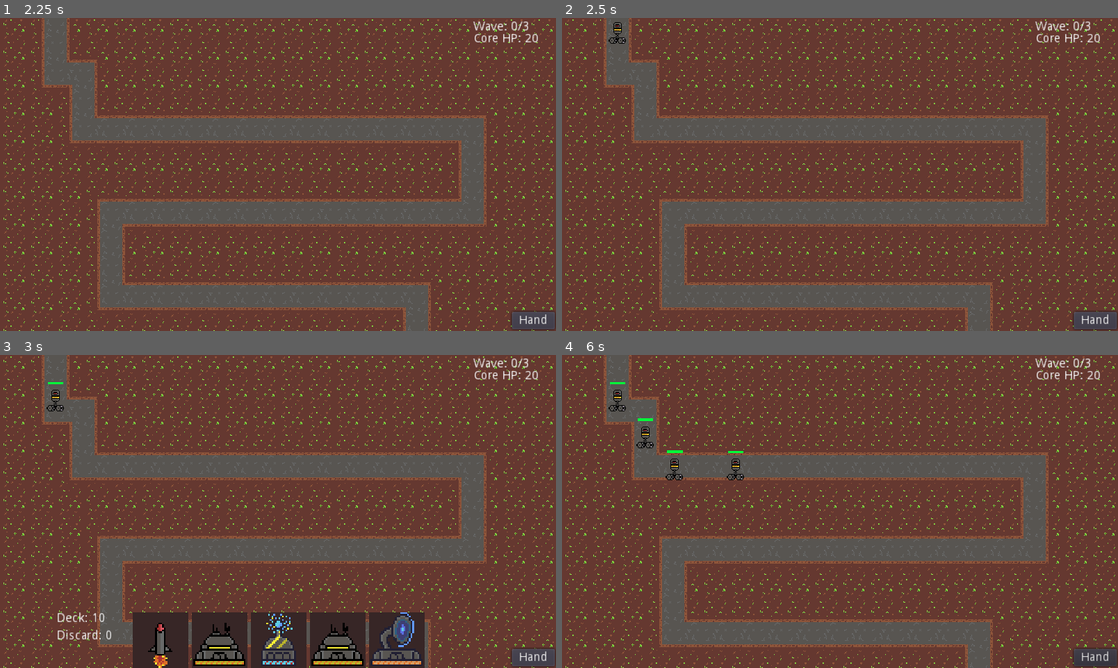
Above: before the commit, frames 1-4 (two rows, left to right).
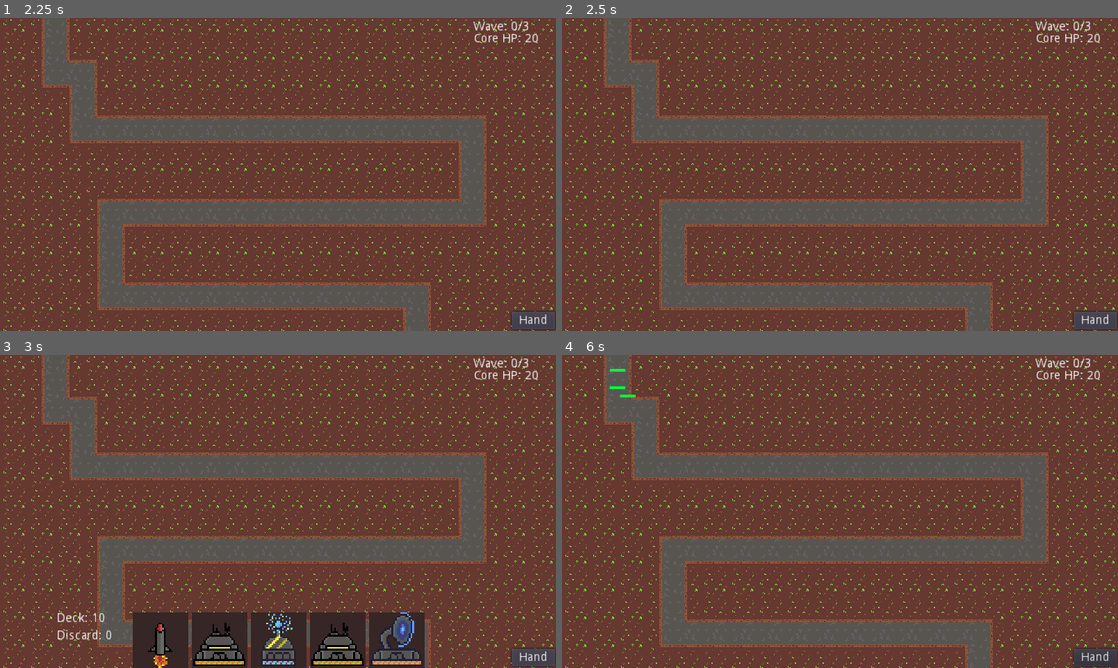
Above: after the commit, the same moments.

Repository: TylerPelaez/TowerCard
Game: Godot game, scene res://Menu/Menu.tscn
The game is run twice, just before and just after one commit, with the same random seed, the same clock (stepped at 60 frames per second) and the same inputs. Sound files missing from this copy of the repository are replaced by a short silence.
Inputs (mouse positions are in pixels of both pictures, inside the frame that each line leads up to):
- Up to frame 1 (2.25 s): click "Start" at 0.5 s; click "Start Wave" at 1.25 s; click "Hand" at 2 s
- Up to frame 2 (2.5 s): no input
- Up to frame 3 (3 s): click "Hand" at 2.75 s
- Up to frame 4 (6 s): click "Hand" at 3.5 s; move the mouse to (962, 495) at 4.27 s; click (962, 495) at 4.35 s; move the mouse to (728, 527) at 5.02 s; tap R (rotate) at 5.1 s; click (728, 527) at 5.17 s; move the mouse to (895, 442) at 5.77 s; tap Space (start_wave) at 5.85 s; click (895, 442) at 5.92 s

Frame 1 is identical in both runs. In frame 2, less than 0.1% of the frame differs, in the area x 8-12%, y 1-9%; in frame 3, less than 0.1%; in frame 4, 0.5%, in the area x 8-33%, y 4-40%.

Commit message:
Tank enemy

Diff:
--- a/Enemies/BaseEnemy.gd
+++ b/Enemies/BaseEnemy.gd
@@ -53,7 +53,8 @@
 		newBoom.restart()
 
 		emit_signal("enemy_death")
-		$AnimationPlayer.play("Die")
+		if $AnimationPlayer.has_animation("Die"):
+			$AnimationPlayer.play("Die")
 		$DieSound.play()
 
 func died():
--- a/Enemies/BaseEnemy.tscn
+++ b/Enemies/BaseEnemy.tscn
@@ -1,9 +1,10 @@
-[gd_scene load_steps=5 format=2]
+[gd_scene load_steps=6 format=2]
 
 [ext_resource path="res://Enemies/BaseEnemy.gd" type="Script" id=1]
 [ext_resource path="res://Other/Hurtbox.tscn" type="PackedScene" id=2]
 [ext_resource path="res://Enemies/Hit_Hurt67.wav" type="AudioStream" id=3]
 [ext_resource path="res://Enemies/Explosion93.wav" type="AudioStream" id=4]
+[ext_resource path="res://Enemies/SlowBeam.wav" type="AudioStream" id=5]
 
 [node name="BaseEnemy" type="PathFollow2D"]
 rotate = false
@@ -57,5 +58,11 @@
 [node name="DieSound" type="AudioStreamPlayer2D" parent="."]
 stream = ExtResource( 4 )
 volume_db = -15.0
+
+[node name="SlowSound" type="AudioStreamPlayer2D" parent="."]
+stream = ExtResource( 5 )
+volume_db = -40.0
+[connection signal="area_entered" from="Hurtbox" to="." method="_on_Hurtbox_area_entered"]
+[connection signal="area_exited" from="Hurtbox" to="." method="_on_Hurtbox_area_exited"]
 [connection signal="hit" from="Hurtbox" to="." method="_on_Hurtbox_hit"]
 [connection signal="screen_exited" from="VisibilityNotifier2D" to="." method="_on_VisibilityNotifier2D_screen_exited"]
--- a/Enemies/LevelWaveConfigs.gd
+++ b/Enemies/LevelWaveConfigs.gd
@@ -6,13 +6,14 @@
 
 enum {
 	Basic,
-	Fast
+	Fast,
+	Tank
 }
 
 const DATA = {
 	LevelConfig.TestLevel: [
 		[
-			{Fast: 10},
+			{Tank: 5},
 		],
 		[
 			{Basic: 15}
@@ -26,5 +27,6 @@
 
 var CONFIGS_TO_SCENES = {
 	Basic: preload("res://Enemies/BasicEnemy.tscn"),
-	Fast: preload("res://Enemies/FastEnemy.tscn")
+	Fast: preload("res://Enemies/FastEnemy.tscn"),
+	Tank: preload("res://Enemies/TankEnemy.tscn")
 }
--- /dev/null
+++ b/Enemies/TankEnemy.tscn
@@ -0,0 +1,18 @@
+[gd_scene load_steps=3 format=2]
+
+[ext_resource path="res://Enemies/BaseEnemy.tscn" type="PackedScene" id=1]
+[ext_resource path="res://Enemies/BasicEnemyCollisionShape.tres" type="Shape2D" id=2]
+
+[node name="TankEnemy" instance=ExtResource( 1 )]
+speed = 20.0
+max_health = 50
+
+[node name="CollisionShape2D" parent="TowerDetectionArea" index="0"]
+shape = ExtResource( 2 )
+
+[node name="Collider" parent="Hurtbox" index="0"]
+shape = ExtResource( 2 )
+
+[node name="AnimationPlayer" type="AnimationPlayer" parent="." index="8"]
+
+[editable path="Hurtbox"]
